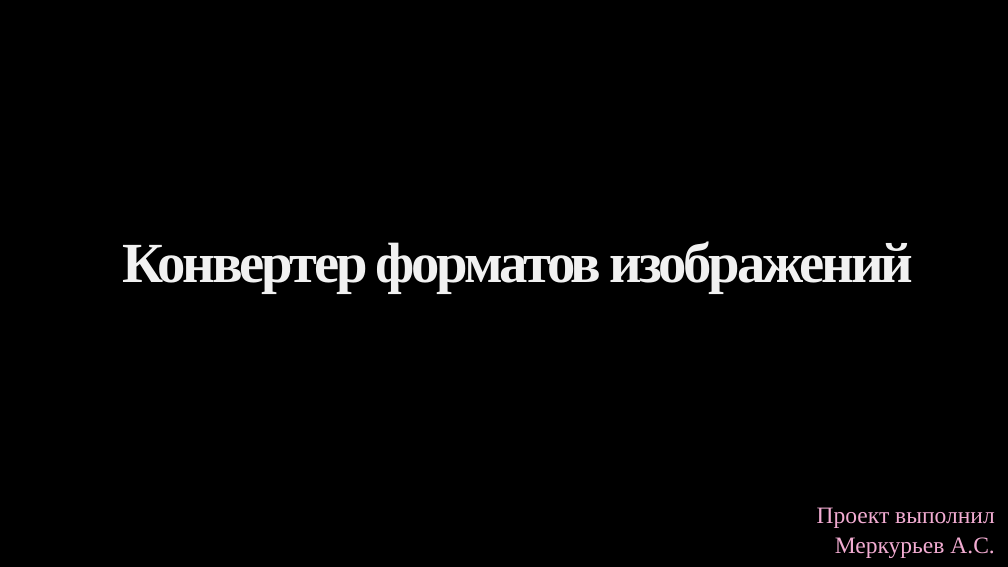
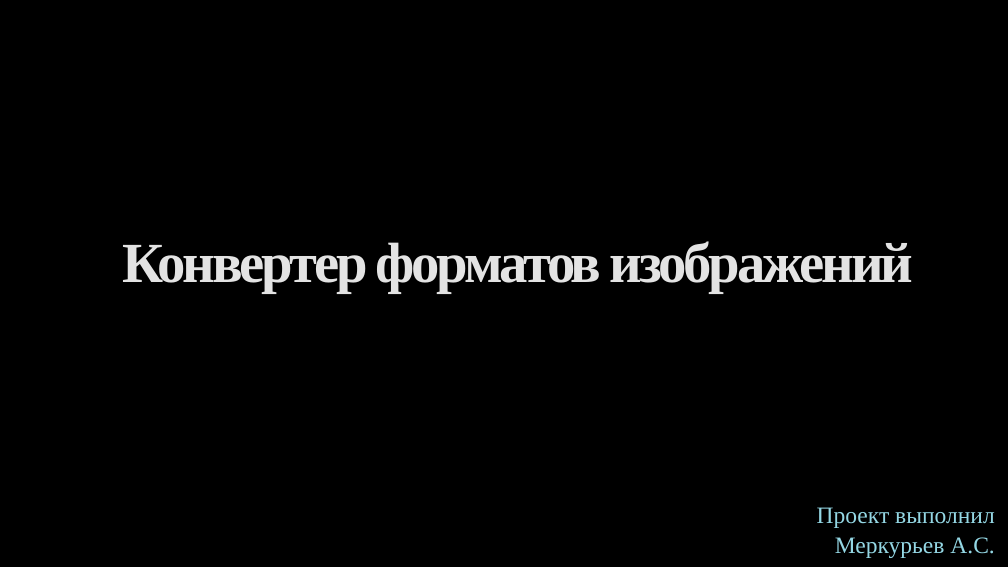
Before and after one commit to Concroach/Converter, a slide deck: slide 1 of Презентация Конвертер форматов изображений.pptx. Drawn at 1008x567 pixels with LibreOffice and Linux fonts; fonts in the diff are those of the drawing; background and template pictures are left out. Boxes give left, top, right and bottom in pixels: in the first picture for what was removed or moved away, otherwise in the second. Text is boxed around its words. In the diff, an @@ line names an element or a change of style, - is before the commit and + after.

```diff
--- a/Презентация Конвертер форматов изображений.pptx
+++ b/Презентация Конвертер форматов изображений.pptx
@@ subtitle "Проект выполнил" at (817,507,995,558): text colour gradient #F3B4D6 to #F2ACD2 to #F7CDE4 to #FFFFFF to gradient #9FDBE7 to #94D7E4 to #BFE7EF to #FFFFFF @@
```
Also in this commit, not shown: 3 other slides changed, 2 slides added, 2 slides removed.
